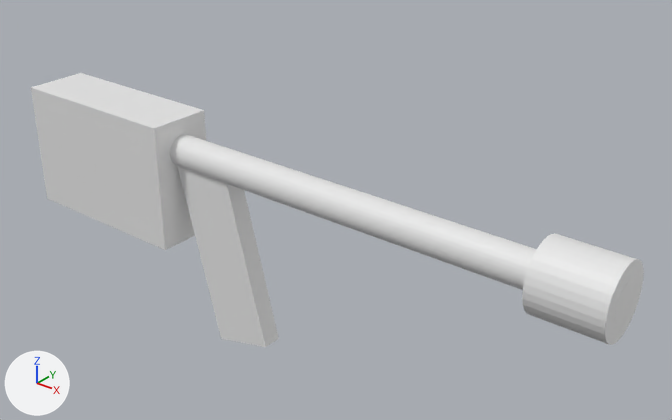
One commit to the glTF model Weapons/SMG.glb: the scene before it, then after it.
One viewpoint serves both versions: a 50 mm camera at (1.298, -0.876, 0.533) aimed at (0.538, 0.074, -0.056). Lighting does not change. The marker at lower left points along +X, +Y and +Z. Where no turn or scale is listed for an object, it has been applied to the vertices.
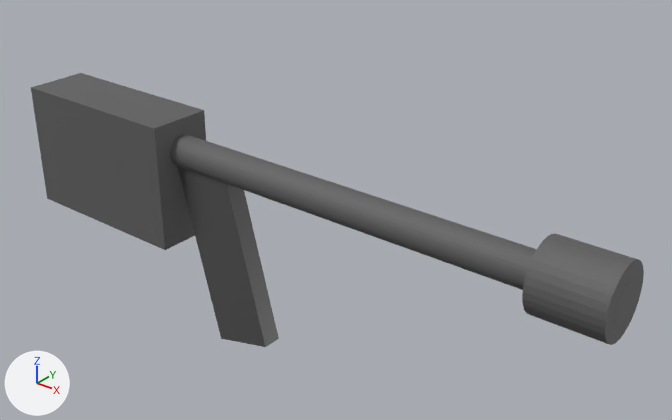
Pixel boxes [x1, y1, x2, y2] of what changed, in the pictures (672 x 420 px):
'Cube', recoloured: [31, 73, 206, 250] in both
'Cylinder', recoloured (white to grey): [170, 134, 635, 324] in both
'Cube.002', recoloured: [178, 166, 279, 347] in both
'Cylinder.001', recoloured (white to grey): [522, 233, 644, 345] in both

Edits to the bpy script that builds the scene:
```text
Add mat_material_001:
    mat_material_001 = principled_material('Material.001')
    mat_material_001.base_color = (0.164, 0.164, 0.164)  # grey #717171
    mat_material_001.metallic = 0.518
    mat_material_001.roughness = 0.755
Add mat_material_002:
    mat_material_002 = principled_material('Material.002')
    mat_material_002.base_color = (0.164, 0.164, 0.164)  # grey #717171
    mat_material_002.metallic = 0.682
    mat_material_002.roughness = 0.341
Change me_cylinder_002:
    where me_cylinder_002.from_pydata(...)  # 64 vertices, 124 faces; spans x -0.5..0.5, y -0.025..0.025, z -0.025..0.025
    add me_cylinder_002.materials.append(mat_material_001)  # grey #717171
Change me_cube_002:
    where me_cube_002.from_pydata(...)  # 8 vertices, 12 faces; spans x -0.15..0.15, y -0.05..0.05, z -0.1..0.1
    add me_cube_002.materials.append(mat_material_001)  # grey #717171
Change me_cube_004:
    where me_cube_004.from_pydata(...)  # 8 vertices, 12 faces; spans x -0.086..0.086, y -0.015..0.015, z -0.158..0.158
    add me_cube_004.materials.append(mat_material_002)  # grey #717171
Change me_cylinder_003:
    where me_cylinder_003.from_pydata(...)  # 64 vertices, 124 faces; spans x -0.049..0.049, y -0.049..0.049, z -0.049..0.049
    add me_cylinder_003.materials.append(mat_material_001)  # grey #717171
```
